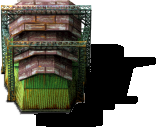
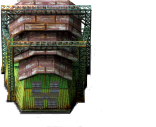
Before/after of a 156px x 127px layered artwork. What changed in the layer stack:
added layer "Pasted Layer #1" above "Wills Logo" over [32, 81, 59, 108]
hid "shadow" over [19, 44, 156, 127]
